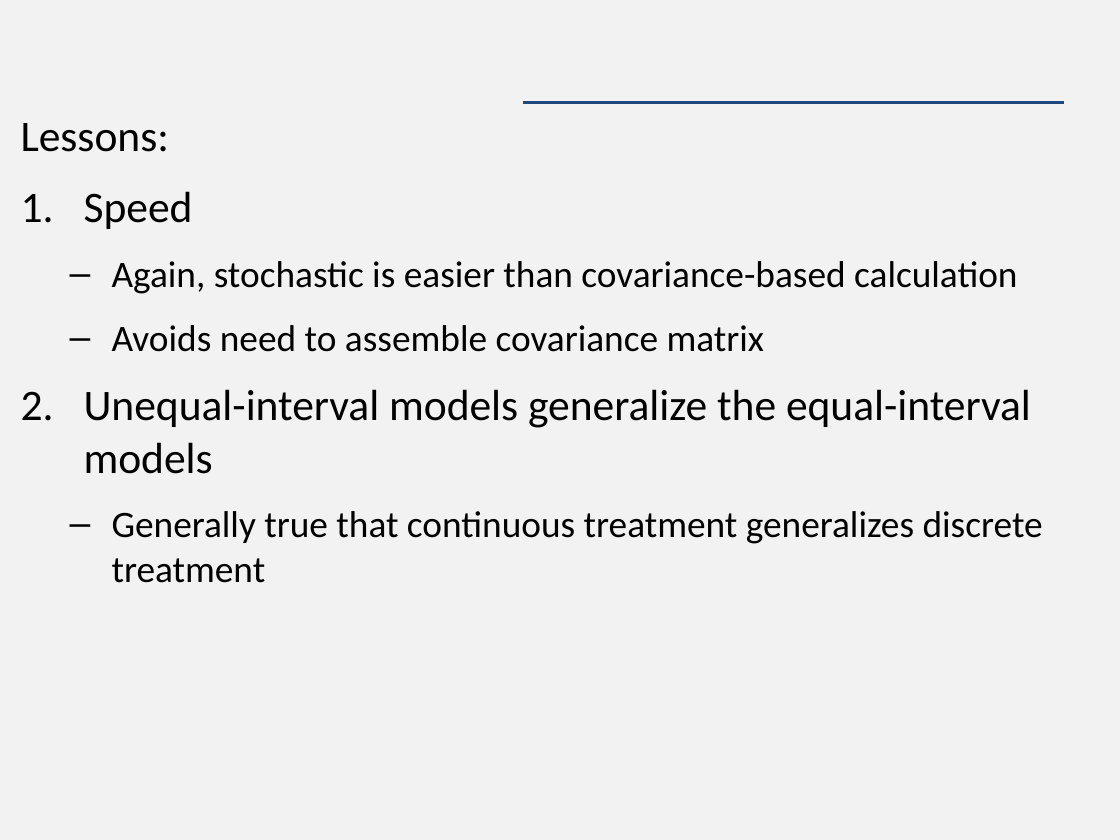
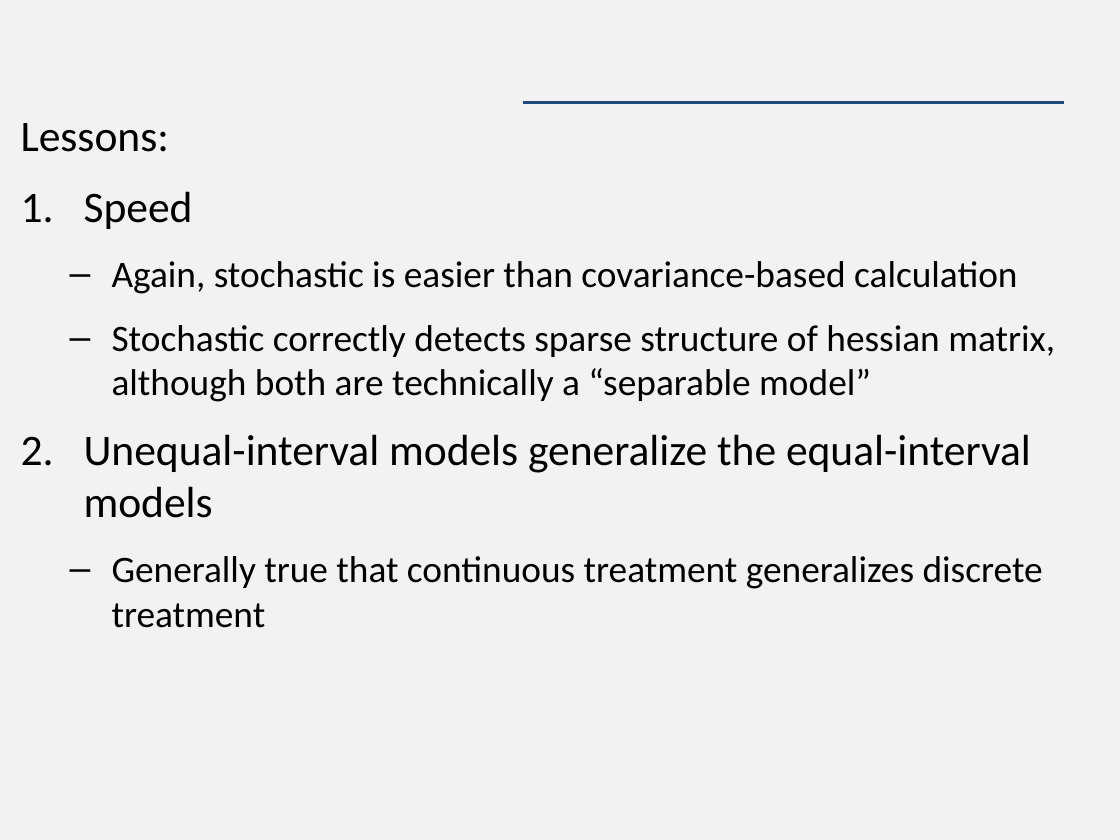
Before and after one commit to James-Thorson/2018_FSH556, a slide deck: slide 10 of Week 5 -- 1D spatial models/Lab/Lab 5 -- 1D spatial models with unequal distances.pptx (slide 11 before the commit). Drawn at 1120x840 pixels with LibreOffice and Linux fonts; fonts in the diff are those of the drawing. Boxes give left, top, right and bottom in pixels: in the first picture for what was removed or moved away, otherwise in the second. Text is boxed around its words. In the diff, an @@ line names an element or a change of style, - is before the commit and + after.

```diff
--- a/Week 5 -- 1D spatial models/Lab/Lab 5 -- 1D spatial models with unequal distances.pptx
+++ b/Week 5 -- 1D spatial models/Lab/Lab 5 -- 1D spatial models with unequal distances.pptx
@@ text at bbox=[112, 325, 1055, 402]: text changed @@
-  – Avoids need to assemble covariance matrix
+  – Stochastic correctly detects sparse structure of hessian matrix, although both are technically a “separable model”
```
Also in this commit, not shown: 1 slide added, 2 slides removed, 15 other files.
